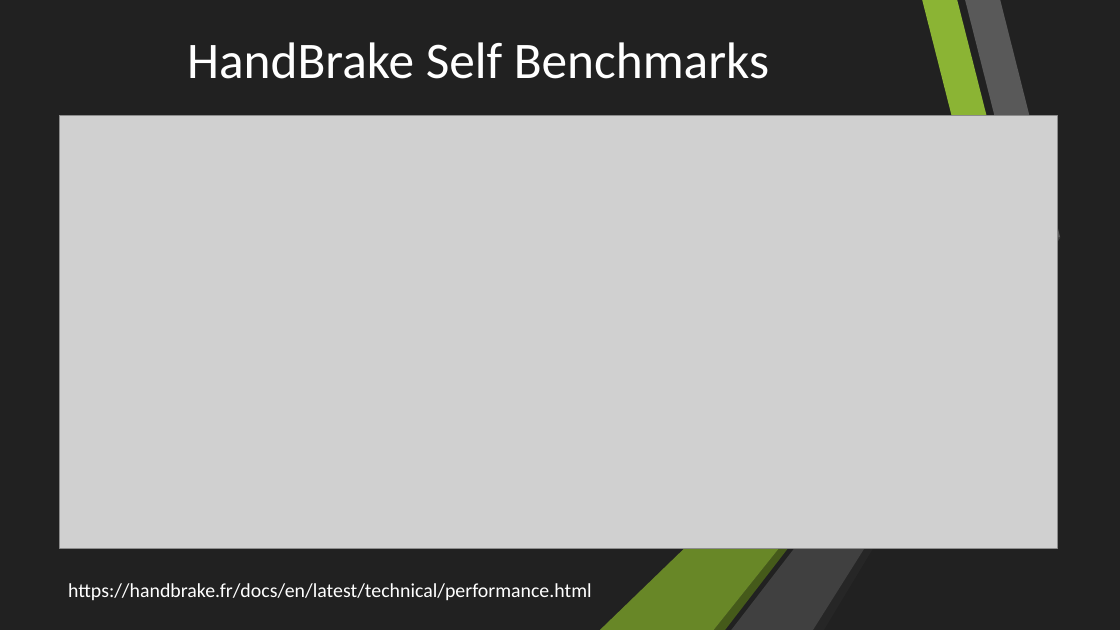
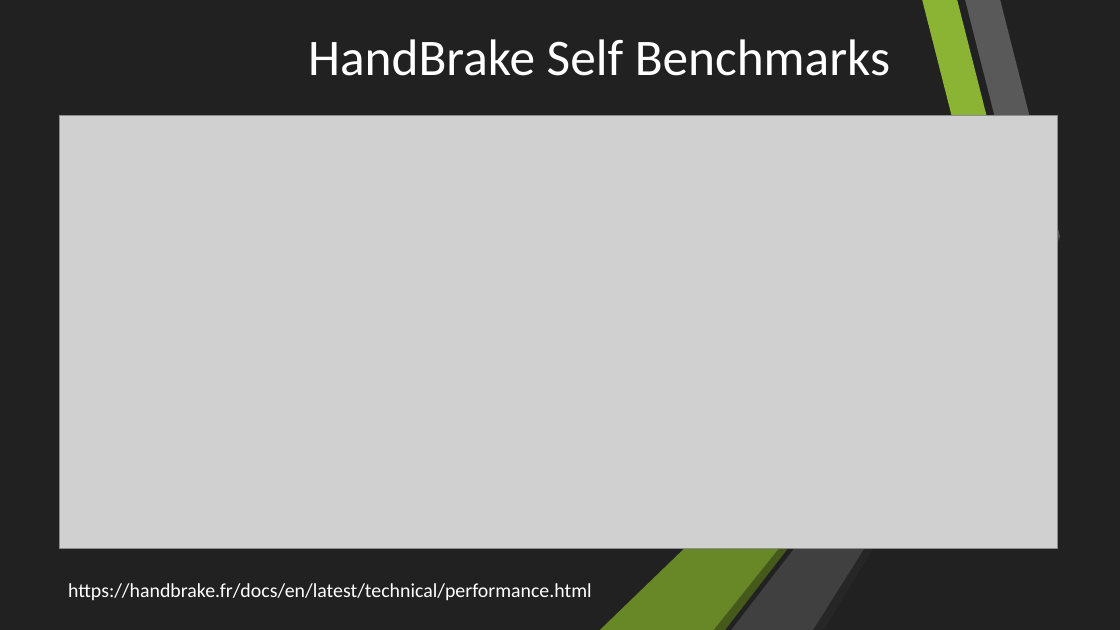
Before and after one commit to Rijndael99/encoding_bench, a slide deck: slide 12 of presentation.pptx (slide 11 before the commit). Drawn at 1120x630 pixels with LibreOffice and Linux fonts; fonts in the diff are those of the drawing; grey boxes stand for pictures. Boxes give left, top, right and bottom in pixels: in the first picture for what was removed or moved away, otherwise in the second. Text is boxed around its words. In the diff, an @@ line names an element or a change of style, - is before the commit and + after.

Commit message:
Add bench results to presentation

```diff
--- a/presentation.pptx
+++ b/presentation.pptx
@@ title "HandBrake Self Benchmarks": place and size @@
-title "HandBrake Self Benchmarks" at (187,42,769,79)
+title "HandBrake Self Benchmarks" at (308,39,890,76)
```
Also in this commit, not shown: 4 other slides changed, 8 slides added.
